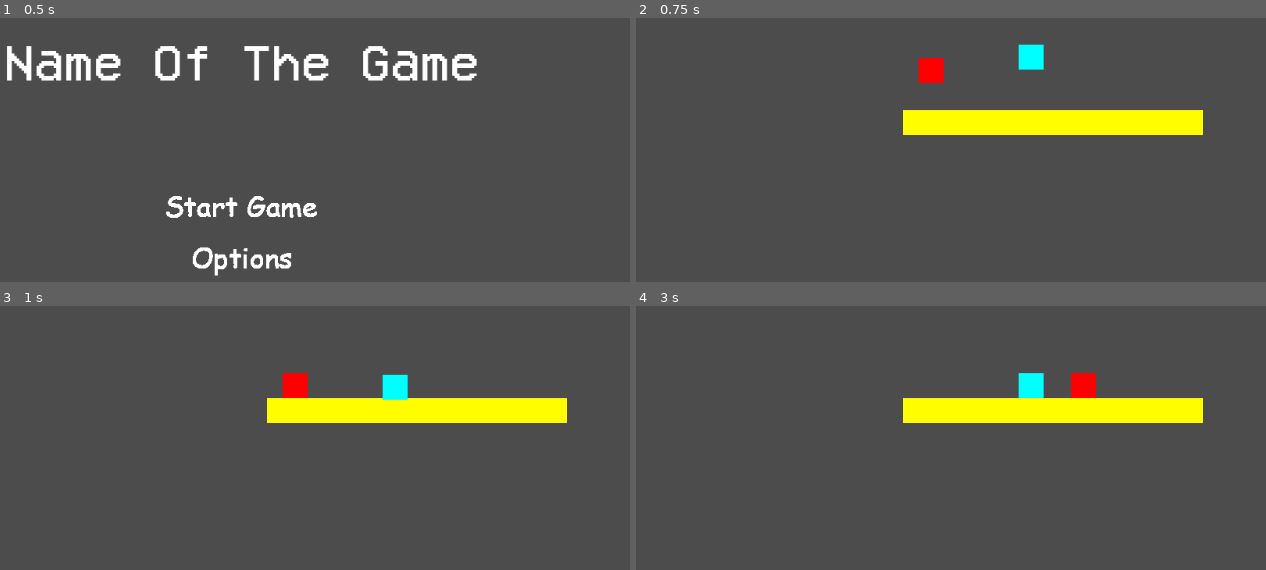
Above: before the commit, frames 1-4 (two rows, left to right).
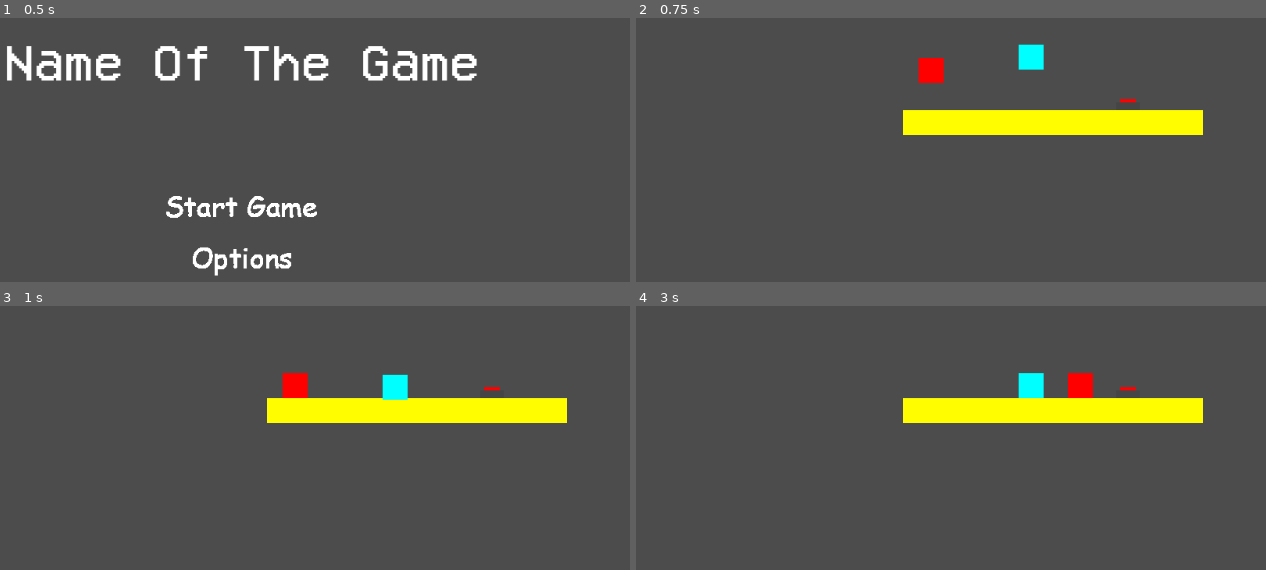
Above: after the commit, the same moments.

Repository: Yagoi23/Game-Jam-2022
Game: Godot game, scene res://StartMenu.tscn
Same seed, same stepped clock (60 frames per second), same inputs: the game is played once before the commit and once after it. The project has no main scene, so this scene is started directly.
Inputs (mouse positions are in pixels of both pictures, inside the frame that each line leads up to):
- Up to frame 1 (0.5 s): no input
- Up to frame 2 (0.75 s): click (875, 205) at 0.5 s
- Up to frame 3 (1 s): no input
- Up to frame 4 (3 s): tap Enter at 1.25 s; hold D (p1_right) 1.28-2.78 s; tap Left (p2_left) at 1.35 s; tap W (p1_up) at 1.52, 2.27 s; tap Right (p2_right) at 2.1 s; hold A (p1_left) from 2.78 s (still down); tap Up (p2_up) at 2.85 s

Frame 1 is identical in both runs. In frame 2, less than 0.1% of the frame differs, in the area x 76-80%, y 30-33%; in frame 3, less than 0.1%; in frame 4, 0.1%, in the area x 68-80%, y 25-35%.

Commit message:
Added button to test scene

Diff:
--- a/TestScene.tscn
+++ b/TestScene.tscn
@@ -1,8 +1,9 @@
-[gd_scene load_steps=4 format=2]
+[gd_scene load_steps=5 format=2]
 
 [ext_resource path="res://tileset.tres" type="TileSet" id=1]
 [ext_resource path="res://Box.tscn" type="PackedScene" id=2]
 [ext_resource path="res://Player.tscn" type="PackedScene" id=3]
+[ext_resource path="res://Button.tscn" type="PackedScene" id=4]
 
 [node name="Node2D" type="Node2D"]
 
@@ -20,3 +21,6 @@
 
 [node name="Player" parent="." instance=ExtResource( 3 )]
 position = Vector2( 68, -192 )
+
+[node name="Button" parent="." instance=ExtResource( 4 )]
+position = Vector2( 320, -138 )
